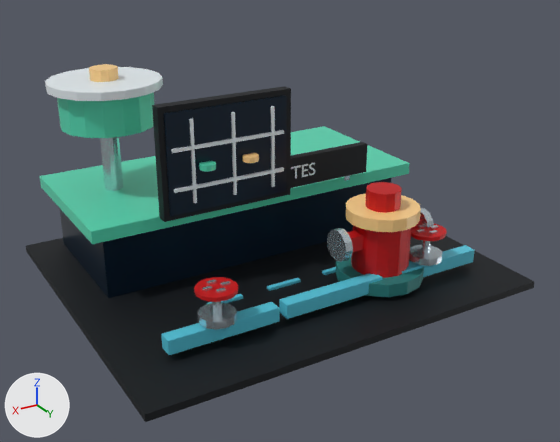
What one commit did to the glTF model public/models/jarcedev/v1/hidrantes-station.glb.
Camera for both pictures: a 50 mm camera at (9.28, 16.09, 9.2) aimed at (0.04, 0.69, 1.5). Every picture has the same lights, and +X, +Y and +Z are marked at lower left. The older version comes first. Where no turn or scale is listed for an object, it has been applied to the vertices. Vertices at exactly the same position are counted once.

The scene before the commit, as lines of its bpy script (objects in view):
```python
me_cube_234 = bpy.data.meshes.new('Cube.234')
me_cube_234.from_pydata(...)  # a box spanning x -5.25..5.25, y -4.4..4.4, z -0.09..0.09; a box spanning x -0.51..2.97, y 0.01..0.29, z 2.03..4.78; a box spanning x -2.95..2.95, y 0.02..0.24, z 2.18..2.97
me_cube_234.materials.append(mat_jd_navy)  # picture img_jd_navy_albedo
me_cube_240 = bpy.data.meshes.new('Cube.240')
me_cube_240.from_pydata(...)  # a box spanning x -1.59..1.59, y -0.03..0.03, z -1.24..1.24
me_cube_240.materials.append(mat_jd_glass)  # picture img_jd_glass_albedo
me_cylinder_045 = bpy.data.meshes.new('Cylinder.045')
me_cylinder_045.from_pydata(...)  # 248 vertices, 428 faces; spans x -6.6..0.24, y -0.24..5.67, z -2.06..1.23
me_cylinder_045.materials.append(mat_jd_chrome)  # white #d3e0e7
me_cylinder_047 = bpy.data.meshes.new('Cylinder.047')
me_cylinder_047.from_pydata(...)  # 3994 vertices, 7944 faces; spans x -4.49..1.42, y -1.42..2.83, z -2.45..0.1
me_cylinder_047.materials.append(mat_jd_white)  # white #e9f1f5
ob_batch_hidrantes_root_jd_chrome = bpy.data.objects.new('Batch_Hidrantes_ROOT_JD_chrome', me_cylinder_045)
ob_batch_hidrantes_root_jd_chrome.location = (3.22, -2.42, 2.66)
ob_batch_hidrantes_root_jd_navy = bpy.data.objects.new('Batch_Hidrantes_ROOT_JD_navy', me_cube_234)
ob_batch_hidrantes_root_jd_navy.location = (0.0, 0.0, -0.06)
ob_batch_hidrantes_root_jd_white = bpy.data.objects.new('Batch_Hidrantes_ROOT_JD_white', me_cylinder_047)
ob_batch_hidrantes_root_jd_white.location = (3.22, -2.42, 4.77)
ob_hydrantmapboardscreen = bpy.data.objects.new('HydrantMapBoardScreen', me_cube_240)
ob_hydrantmapboardscreen.location = (1.23, 0.31, 3.34)
# also in view: 'Batch_Hidrantes_ROOT_JD_mint' at (0.0, -1.83, 3.19); 'Batch_Hidrantes_ROOT_JD_amber' at (0.38, 0.23, 3.47); 'WaterworksMain' at (0.0, -2.14, 0.86); 'Batch_Hidrantes_ROOT_JD_cyan' at (-0.15, 2.13, 0.29); 'HeroHydrantFoot' at (-1.9, 2.33, 0.32)
```
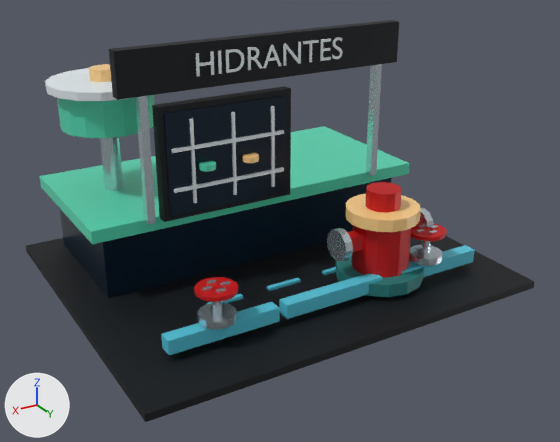
Commit message: build(blender): refresh five generated 3D models [skip ci]

Changed parts and their boxes (x1, y1, x2, y2) in the pictures (560 x 442 px; the box of a moved part takes in the faces that stretch with it):
'Batch_Hidrantes_ROOT_JD_navy', reshaped (20% taller): before (26, 86, 534, 422); after (26, 20, 534, 422)
'Batch_Hidrantes_ROOT_JD_chrome', reshaped (38% taller): before (100, 137, 443, 330); after (100, 64, 443, 330)
'Batch_Hidrantes_ROOT_JD_white', reshaped (10% wider, 22% taller): before (45, 67, 315, 203); after (45, 37, 342, 203)
part 1 of me_cylinder_045, moved or reshaped: before (344, 175, 350, 181); after (366, 64, 382, 176)
part 2 of me_cylinder_045, moved or reshaped (not visible before): after (135, 96, 156, 225)
part 3 of me_cube_234, moved or reshaped: before (290, 142, 367, 188); after (109, 20, 399, 100)
part 4 of me_cylinder_047, moved or reshaped: before (309, 163, 315, 175); after (332, 37, 342, 59)
part 5 of me_cylinder_047, moved or reshaped: before (302, 164, 308, 177); after (320, 38, 331, 61)
part 6 of me_cylinder_047, moved or reshaped: before (291, 165, 301, 179); after (303, 40, 319, 62)
part 7 of me_cylinder_047, moved or reshaped (not visible before): after (283, 42, 301, 66)
part 8 of me_cylinder_047, moved or reshaped (not visible before): after (248, 45, 282, 70)
part 9 of me_cylinder_047, moved or reshaped (not visible before): after (225, 49, 244, 73)
part 10 of me_cylinder_047, moved or reshaped (not visible before): after (218, 51, 222, 74)
part 11 of me_cylinder_047, moved or reshaped (not visible before): after (196, 51, 214, 77)

What changed in the scene script:
```text
Change me_cylinder_045:
    used by ob_batch_hidrantes_root_jd_chrome; location = (3.22, -2.42, 2.66)
    remove me_cylinder_045.from_pydata(...)  # 248 vertices, 428 faces; spans x -6.6..0.24, y -0.24..5.67, z -2.06..1.23
    add me_cylinder_045.from_pydata(...)  # 248 vertices, 428 faces; spans x -6.6..0.24, y -0.24..5.67, z -2.06..2.84
    me_cylinder_045 part 1: the loose piece of 8 vertices spanning x -5.76..-5.59, y 2.27..2.49, z -0.74..-0.21 is scaled about its middle by (1.12, 1.05, 6.7), then moved by (-0.79, 0.12, 1.54)
    me_cylinder_045 part 2: the loose piece of 8 vertices spanning x -0.85..-0.69, y 2.27..2.49, z -0.74..-0.21 is scaled about its middle by (1.12, 1.05, 6.7), then moved by (0.79, 0.12, 1.54)
Change me_cube_234:
    used by ob_batch_hidrantes_root_jd_navy; location = (0.0, 0.0, -0.06)
    remove me_cube_234.from_pydata(...)  # 24 vertices, 36 faces; spans x -5.25..5.25, y -4.4..4.4, z -0.09..4.78
    add me_cube_234.from_pydata(...)  # 24 vertices, 36 faces; spans x -5.25..5.25, y -4.4..4.4, z -0.09..6.1
    me_cube_234 part 3: the loose piece of 8 vertices spanning x -2.95..2.95, y 0.02..0.24, z 2.18..2.97 is scaled about its middle by (1.3, 1.36, 1.32), then moved by (0.0, -0.08, 3.0)
Change me_cylinder_047:
    used by ob_batch_hidrantes_root_jd_white; location = (3.22, -2.42, 4.77)
    remove me_cylinder_047.from_pydata(...)  # 3994 vertices, 7944 faces; spans x -4.49..1.42, y -1.42..2.83, z -2.45..0.1
    add me_cylinder_047.from_pydata(...)  # 3994 vertices, 7944 faces; spans x -5.23..1.42, y -1.42..2.83, z -2.45..1.06
    me_cylinder_047 part 4: the loose piece of 1464 vertices spanning x -4.49..-4.3, y 2.69..2.7, z -2.4..-2.06 is scaled about its middle by (1.58, 1, 1.58), then moved by (-0.69, 0.0, 3.02)
    me_cylinder_047 part 5: the loose piece of 144 vertices spanning x -4.27..-4.08, y 2.69..2.7, z -2.39..-2.07 is scaled about its middle by (1.58, 1, 1.58), then moved by (-0.56, 0.0, 3.02)
    me_cylinder_047 part 6: the loose piece of 96 vertices spanning x -4.04..-3.76, y 2.69..2.7, z -2.39..-2.07 is scaled about its middle by (1.58, 1, 1.58), then moved by (-0.4, 0.0, 3.02)
    me_cylinder_047 part 7: the loose piece of 120 vertices spanning x -3.72..-3.41, y 2.69..2.7, z -2.39..-2.07 is scaled about its middle by (1.58, 1, 1.58), then moved by (-0.2, 0.0, 3.02)
    me_cylinder_047 part 8: the loose piece of 1258 vertices spanning x -3.38..-2.8, y 2.69..2.71, z -2.39..-2.06 is scaled about its middle by (1.58, 1, 1.58), then moved by (0.08, 0.0, 3.02)
    me_cylinder_047 part 9: the loose piece of 648 vertices spanning x -2.75..-2.44, y 2.7..2.71, z -2.39..-2.07 is scaled about its middle by (1.58, 1, 1.58), then moved by (0.36, 0.0, 3.02)
    me_cylinder_047 part 10: the loose piece of 48 vertices spanning x -2.37..-2.32, y 2.7..2.71, z -2.39..-2.07 is scaled about its middle by (1.57, 1, 1.58), then moved by (0.51, 0.0, 3.02)
    me_cylinder_047 part 11: the loose piece of 144 vertices spanning x -2.25..-1.97, y 2.7..2.71, z -2.39..-2.07 is scaled about its middle by (1.58, 1, 1.58), then moved by (0.65, 0.0, 3.02)
```
